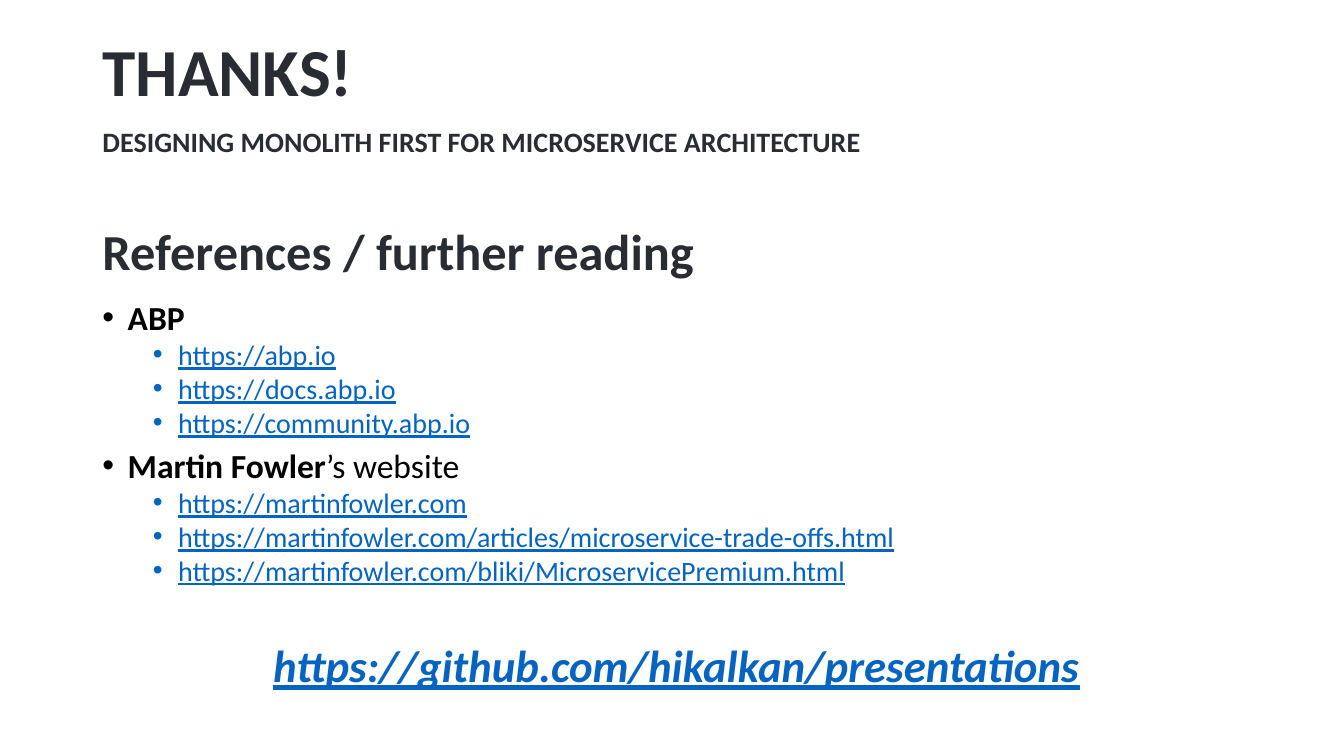
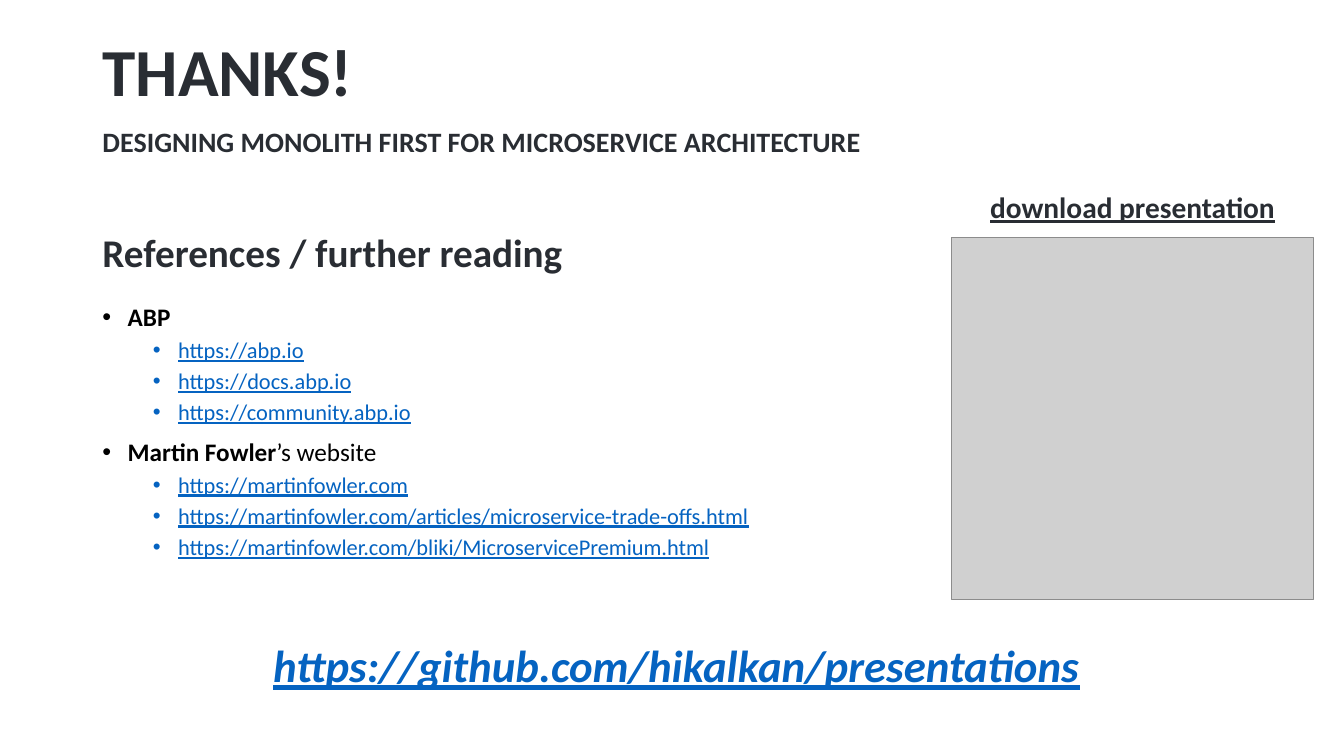
Before and after one commit to hikalkan/presentations, a slide deck: slide 50 of 2025-09-19 Dotnext St Petersburg/Monolith First Presentation.pptx (slide 49 before the commit). Drawn at 1344x756 pixels with LibreOffice and Linux fonts; fonts in the diff are those of the drawing; grey boxes stand for pictures; background and template pictures are left out. Boxes give left, top, right and bottom in pixels: in the first picture for what was removed or moved away, otherwise in the second. Text is boxed around its words. In the diff, an @@ line names an element or a change of style, - is before the commit and + after.

```diff
--- a/2025-09-19 Dotnext St Petersburg/Monolith First Presentation.pptx
+++ b/2025-09-19 Dotnext St Petersburg/Monolith First Presentation.pptx
@@ title "References / further reading" at <box>102,239,563,274</box>: size 36 to 28 pt @@
@@ text added at <box>990,197,1275,223</box>, 21 pt, text #292D33, bold, underline @@
+download presentation
@@ picture added at <box>952,238,1314,600</box> @@
@@ text "ABP" at <box>128,309,748,559</box>: size 24 to 18 pt in "ABP", "Martin Fowler’s website"; size 20 to 16 pt in "https://abp.io", "https://docs.abp.io", "https://community.abp.io", "https://martinfowler.com" and 2 more places; line spacing 0.8 to 0.9 @@
```
Also in this commit, not shown: 1 slide added.
